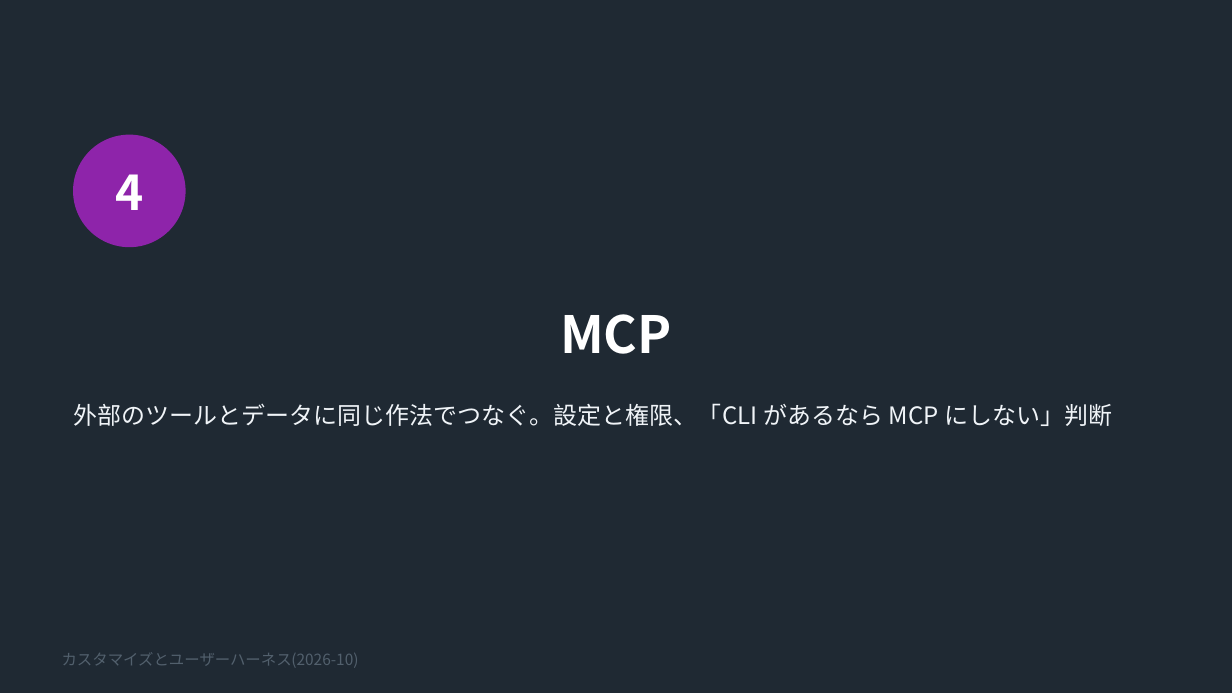
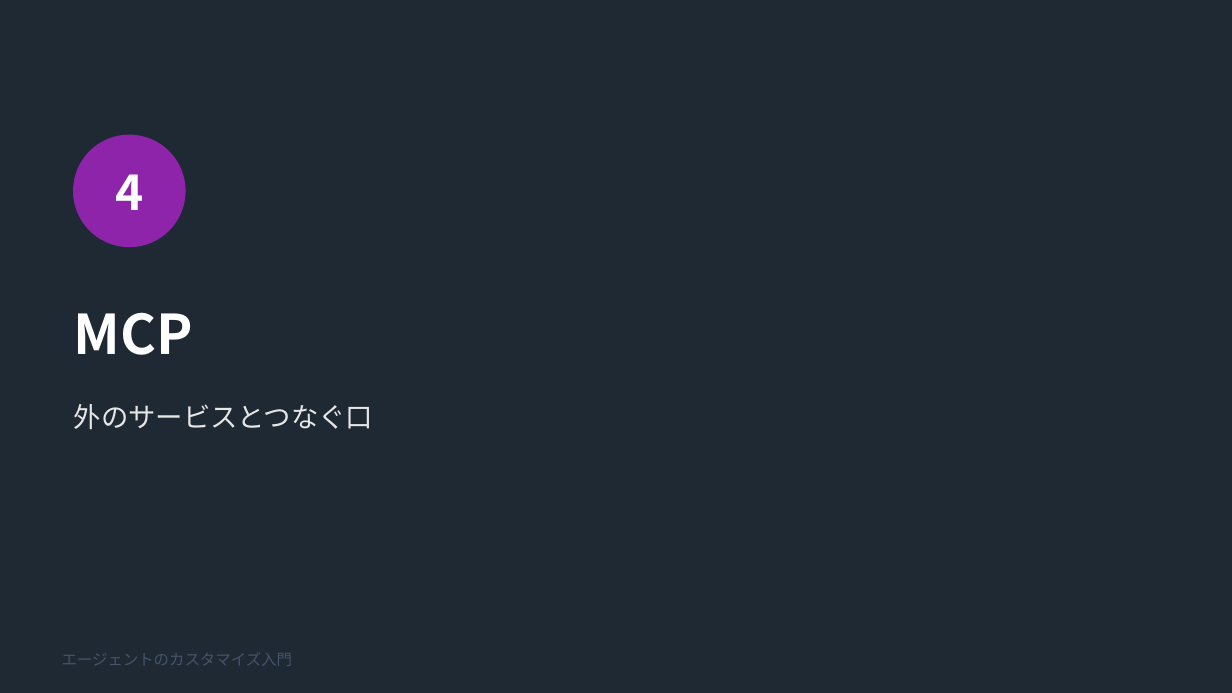
Before and after one commit to noxitro/agent-toolkit, a slide deck: slide 15 of docs/copilot-harness/customize/slides/customize-guide.pptx (slide 19 before the commit). Drawn at 1232x693 pixels with LibreOffice and Linux fonts; fonts in the diff are those of the drawing. Boxes give left, top, right and bottom in pixels: in the first picture for what was removed or moved away, otherwise in the second. Text is boxed around its words. In the diff, an @@ line names an element or a change of style, - is before the commit and + after.

```diff
--- a/docs/copilot-harness/customize/slides/customize-guide.pptx
+++ b/docs/copilot-harness/customize/slides/customize-guide.pptx
@@ title "MCP" at (74,312,193,355): size 30 to 32 pt; alignment centre to left @@
@@ text at (74,404,373,429): text changed; size 14 to 16 pt; text colour #F0F4F8 to #E7E6E6 @@
-外部のツールとデータに同じ作法でつなぐ。設定と権限、「CLI があるなら MCP にしない」判断
+外のサービスとつなぐ口
@@ text at (62,653,292,666): text changed; text colour #52606D to #44546A @@
-カスタマイズとユーザーハーネス(2026-10)
+エージェントのカスタマイズ入門
```
Also in this commit, not shown: 4 other slides changed, 16 slides added, 31 slides removed, 5 other files.
